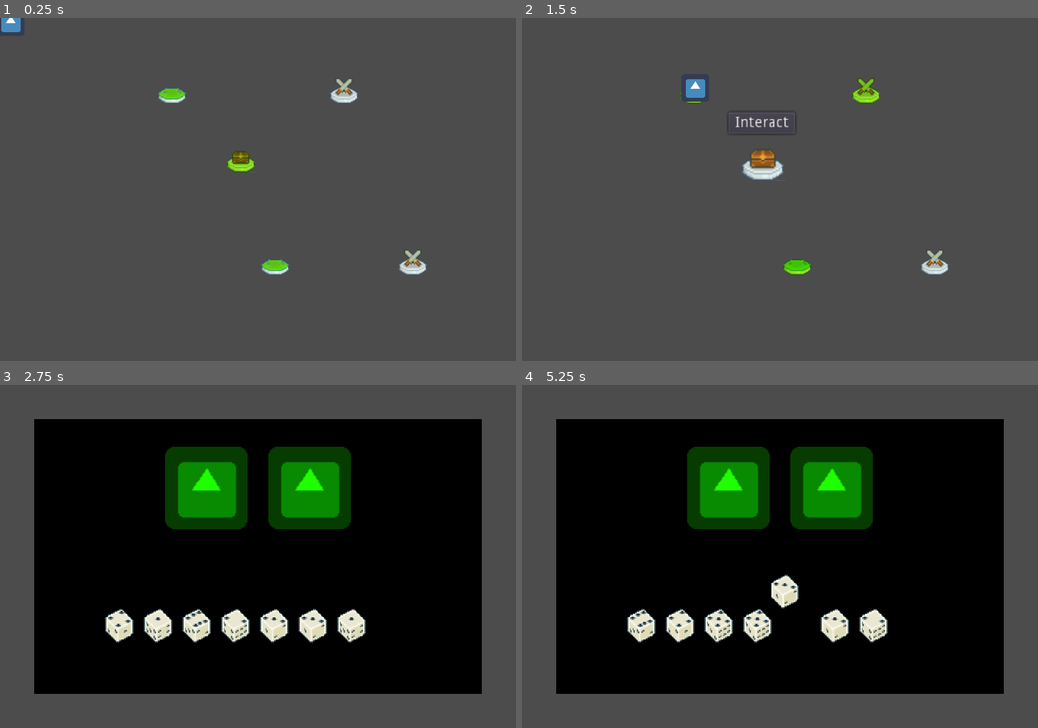
Above: before the commit, frames 1-4 (two rows, left to right).
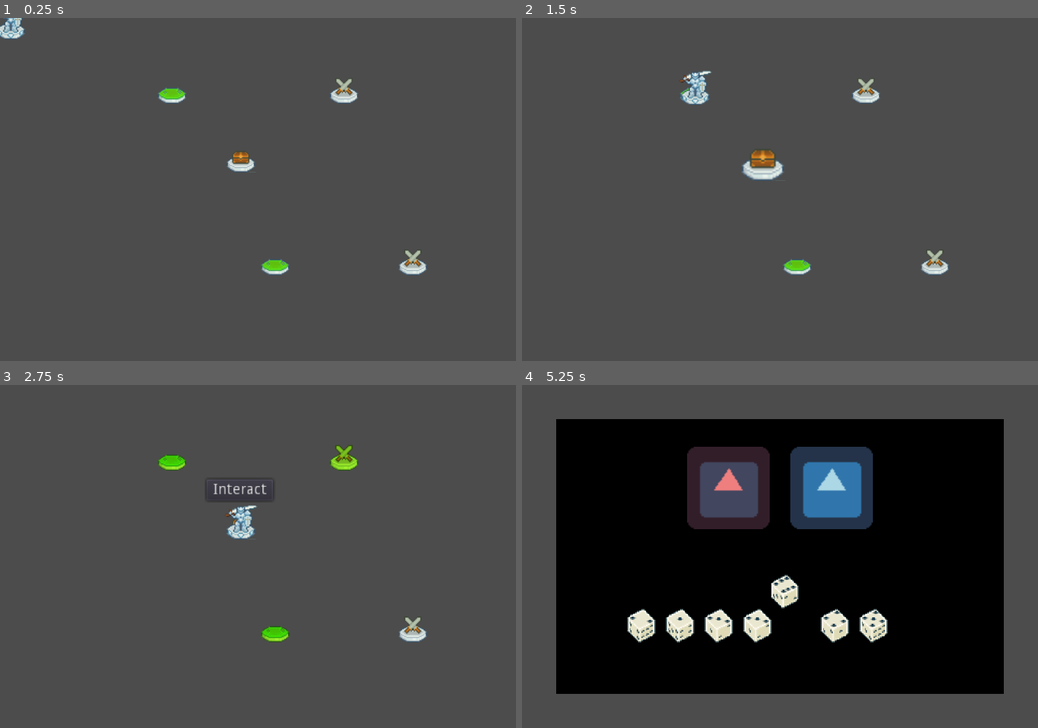
Above: after the commit, the same moments.

Repository: JestemStefan/DiceofDestiny
Game: Godot game, scene res://scenes/Testing/GameWorld.tscn
The game is run twice, just before and just after one commit, with the same random seed, the same clock (stepped at 60 frames per second) and the same inputs. The engine's default icon, where the game draws it, is replaced by a stand-in: a white triangle on a blue panel in a dark square.
Inputs (mouse positions are in pixels of both pictures, inside the frame that each line leads up to):
- Up to frame 1 (0.25 s): no input
- Up to frame 2 (1.5 s): drag from (692, 86) to (764, 155) at 0.52 s; drag from (764, 155) to (692, 86) at 1.27 s
- Up to frame 3 (2.75 s): click (237, 491) at 2 s, where only the run before the commit has a clickable "Interact"
- Up to frame 4 (5.25 s): click "Interact" at 2.75 s; click "Interact" at 3.5 s; tap Enter at 4.25 s; move the mouse to (867, 453) at 4.27 s; click (867, 453) at 4.42 s; tap Space at 5 s; drag from (795, 625) to (764, 522) at 5.02 s

The runs differ from the first frame. In frame 1, 0.5% of the frame differs, in the area x 0-50%, y 0-46%; in frame 2, 1.1%; in frame 3, 69%, in the area x 6-94%, y 9-91%; in frame 4, 8.0%.

Commit message:
Replaced player character sprite to new one

Diff:
--- a/scenes/Encounters/FightEncounter.tscn
+++ b/scenes/Encounters/FightEncounter.tscn
@@ -1,10 +1,8 @@
-[gd_scene load_steps=6 format=2]
+[gd_scene load_steps=4 format=2]
 
 [ext_resource path="res://src/encounters/Encounter.gd" type="Script" id=1]
 [ext_resource path="res://scenes/InteractionBox/Interaction_Box.tscn" type="PackedScene" id=2]
 [ext_resource path="res://scenes/DiceRoller/Dice_Roller.tscn" type="PackedScene" id=3]
-[ext_resource path="res://scenes/InteractionBox/Interaction_Box.gd" type="Script" id=4]
-[ext_resource path="res://src/DiceRoller/Dice_Roller.gd" type="Script" id=5]
 
 [node name="FightEncounter" type="Node2D"]
 script = ExtResource( 1 )
@@ -20,15 +18,12 @@
 "_edit_use_anchors_": false
 }
 
-[node name="Interaction_Box" type="Area2D" parent="." instance=ExtResource( 2 )]
+[node name="Interaction_Box" parent="." instance=ExtResource( 2 )]
 position = Vector2( 192, 96 )
-script = ExtResource( 4 )
 
-[node name="Interaction_Box2" type="Area2D" parent="." instance=ExtResource( 2 )]
+[node name="Interaction_Box2" parent="." instance=ExtResource( 2 )]
 position = Vector2( 288, 96 )
-script = ExtResource( 4 )
 Action = 1
 
-[node name="Dice_Roller" type="Node2D" parent="." instance=ExtResource( 3 )]
+[node name="Dice_Roller" parent="." instance=ExtResource( 3 )]
 position = Vector2( 224, 224 )
-script = ExtResource( 5 )
--- a/scenes/InteractionBox/Interaction_Box.gd
+++ b/scenes/InteractionBox/Interaction_Box.gd
@@ -10,8 +10,10 @@
 
 # Called when the node enters the scene tree for the first time.
 func _ready():
-	pass # Replace with function body.
+	match Action:
 
+		Action_type.ATTACK: $Box_Sprite.self_modulate = Color.lightcoral
+		Action_type.DEFEND: $Box_Sprite.self_modulate = Color.lightblue
 
 func use_dice(dice_value: int):
 	match Action:
--- a/scenes/Player/Player.tscn
+++ b/scenes/Player/Player.tscn
@@ -1,6 +1,6 @@
 [gd_scene load_steps=3 format=2]
 
-[ext_resource path="res://icon.png" type="Texture" id=1]
+[ext_resource path="res://art/tiles.png" type="Texture" id=1]
 [ext_resource path="res://scenes/Board/Player.gd" type="Script" id=2]
 
 [node name="Player" type="Node2D"]
@@ -8,5 +8,7 @@
 
 [node name="Sprite" type="Sprite" parent="."]
 position = Vector2( 0, 7.62939e-06 )
-scale = Vector2( 0.4, 0.4 )
 texture = ExtResource( 1 )
+hframes = 6
+vframes = 5
+frame = 6
--- a/src/Global/GameController.gd
+++ b/src/Global/GameController.gd
@@ -55,13 +55,13 @@
 	tween.start()
 
 	close_opened_tiles()
-	tile.open_connected_tiles()
-	tile.set_as_current_tile()
+
 
 	yield(tween, "tween_completed")
 	tween.call_deferred("free")
 
-
+	tile.open_connected_tiles()
+	tile.set_as_current_tile()
 
 	enter_state(GameState.BOARD_WAITING)
 
Not shown, changed: sfx/GWJ32_DiceHandle_1.ogg.import
Not shown, changed: sfx/GWJ32_DiceHandle_2.ogg.import
Not shown, changed: sfx/GWJ32_DiceHandle_3.ogg.import
Not shown, changed: sfx/GWJ32_DiceHandle_4.ogg.import
Not shown, changed: sfx/GWJ32_DiceHandle_5.ogg.import
Not shown, changed: sfx/GWJ32_DiceRollLong_1.ogg.import
Not shown, changed: sfx/GWJ32_DiceRollLong_2.ogg.import
Not shown, changed: sfx/GWJ32_DiceRollLong_3.ogg.import
Not shown, changed: sfx/GWJ32_DiceRoll_1.ogg.import
Not shown, changed: sfx/GWJ32_DiceRoll_2.ogg.import
Not shown, changed: sfx/GWJ32_DiceRoll_3.ogg.import
Not shown, changed: sfx/GWJ32_DiceRoll_4.ogg.import
(and 5 more such lines)
